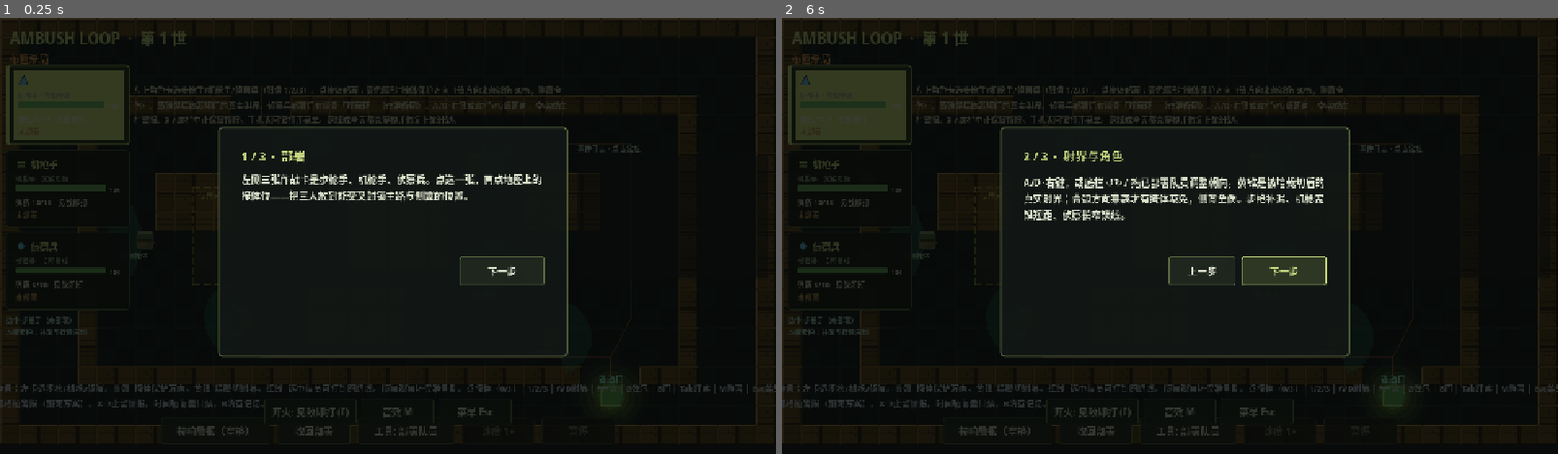
Above: before the commit, frames 1-2 (left to right).
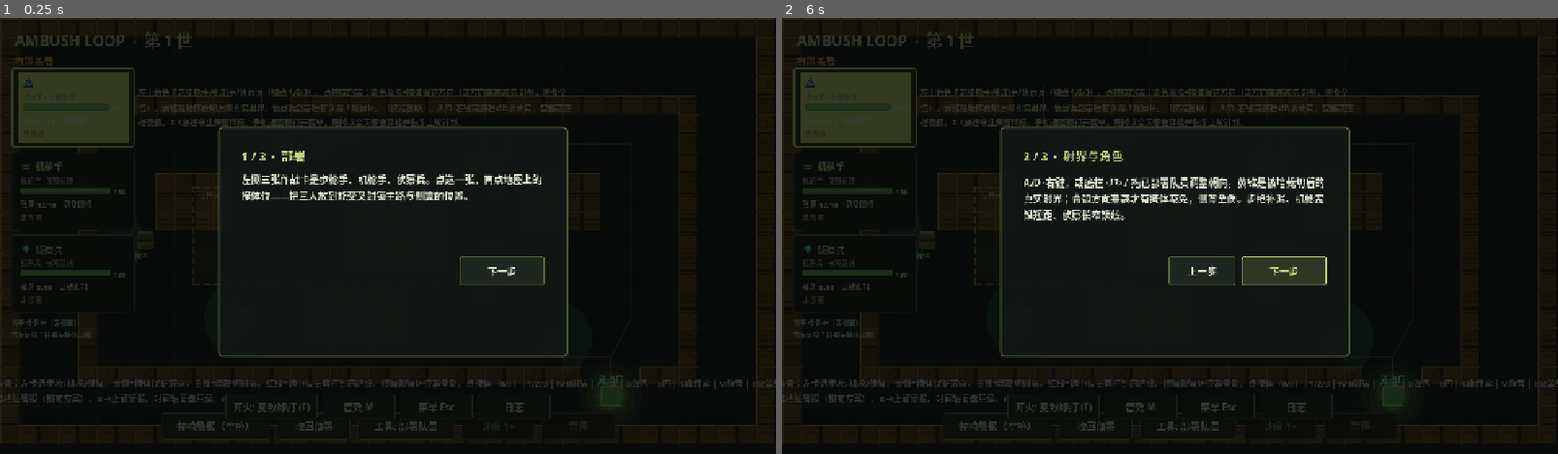
Above: after the commit, the same moments.

Repository: hailinsu-create/new
Game: Godot game, scene res://scenes/main.tscn
Same seed, same stepped clock (60 frames per second), same inputs: the game is played once before the commit and once after it. This scene is started directly instead of the project's main scene.
Inputs (mouse positions are in pixels of both pictures, inside the frame that each line leads up to):
- Up to frame 1 (0.25 s): no input
- Up to frame 2 (6 s): click (1294, 406) at 0.5 s, where only the run after the commit has a clickable "日志"; click "拉响警报（空格）" at 1.25 s; click "收回部署" at 2 s; click "工具: 部署队员" at 2.75 s; click "开火: 见敌即打 (F)" at 3.5 s; click "音效 M" at 4.25 s; click "菜单 Esc" at 5 s; click "下一步" at 5.75 s

The runs differ from the first frame. In frame 1, 4.6% of the frame differs, in the area x 0-100%, y 2-96%; in frame 2, 4.6%.

Commit message:
Fix touch HUD dead zones and default collapsed event log.
Co-authored-by: hailinsu-create <hailinsu-create@users.noreply.github.com>

Diff:
--- a/ambush_loop/scripts/main.gd
+++ b/ambush_loop/scripts/main.gd
@@ -9,6 +9,7 @@
 const MAX_TRIPWIRES := 1
 const TRIPWIRE_ROUTE_DIST := 24.0
 const SNAPSHOT_EVERY := 6
+const COVER_LONGPRESS_MS := 400
 const PROGRESS_PATH := "user://ambush_loop.cfg"
 const LEVEL_ORDER := ["yard", "warehouse", "pump", "railcut"]
 const SfxBusScript := preload("res://scripts/sfx/sfx_bus.gd")
@@ -122,7 +123,8 @@
 var touch_hud: CanvasLayer = null
 var settings_button: Button = null
 var extra_bar: HBoxContainer = null
-var _event_log_open: bool = true
+var log_button: Button = null
+var _event_log_open: bool = false
 var _cam_pan: Vector2 = Vector2.ZERO
 var _cam_zoom: float = 1.0
 var _cam_punch: Vector2 = Vector2.ZERO
@@ -133,7 +135,12 @@
 var _pinch_start_mid: Vector2 = Vector2.ZERO
 var _focus_paused_watch: bool = false
 var _touch_ate_click: bool = false
-var _phone_log_inited: bool = false
+var _cover_hold_slot: CoverSlot = null
+var _cover_hold_msec: int = 0
+var _touch_preview_slot: CoverSlot = null
+var _pending_setup_touch: bool = false
+var _pending_touch_world: Vector2 = Vector2.ZERO
+var _touch_dragged: bool = false
 
 
 func _ready() -> void:
@@ -201,6 +208,8 @@
 	mute_button.pressed.connect(_toggle_mute)
 	settings_button = _make_hud_btn("SettingsButton", "菜单 Esc", extra)
 	settings_button.pressed.connect(_toggle_pause_menu)
+	log_button = _make_hud_btn("LogButton", "日志", extra)
+	log_button.pressed.connect(_toggle_event_log)
 
 	speed_button.pressed.connect(_on_speed_pressed)
 	pause_button.pressed.connect(_on_pause_pressed)
@@ -267,6 +276,7 @@
 		box.add_child(list)
 		root.add_child(box)
 		event_log = box
+		event_log.visible = false
 		event_log_title = title
 		event_list = list
 	else:
@@ -506,28 +516,17 @@
 	if tut_label:
 		tut_label.visible = not on
 	if event_log:
-		if on:
-			if not _phone_log_inited:
-				_event_log_open = false
-				_phone_log_inited = true
-			event_log.visible = _event_log_open
-		else:
-			event_log.visible = true
-			_event_log_open = true
-			_phone_log_inited = false
+		event_log.visible = _event_log_open
 	var root: Control = get_node_or_null("HUD/Root") as Control
 	if root:
 		var pad := _safe_area_pad()
+		root.offset_left = pad.x
+		root.offset_top = pad.y
+		root.offset_right = -pad.z
 		if on:
-			root.offset_left = pad.x
-			root.offset_top = pad.y
-			root.offset_right = -pad.z
 			root.offset_bottom = -pad.w - 150.0
 		else:
-			root.offset_left = 0.0
-			root.offset_top = 0.0
-			root.offset_right = 0.0
-			root.offset_bottom = 0.0
+			root.offset_bottom = -pad.w
 	if role_box and on:
 		role_box.offset_bottom = 460.0
 	alarm_button.custom_minimum_size = Vector2(180, 48) if on else Vector2(180, 36)
@@ -575,6 +574,8 @@
 	_event_log_open = not _event_log_open
 	if event_log:
 		event_log.visible = _event_log_open
+	if log_button:
+		log_button.text = "收日志" if _event_log_open else "日志"
 	_refresh_touch_hud()
 
 
@@ -1712,6 +1713,8 @@
 			_touches[st.index] = st.position
 			if _touches.size() >= 2:
 				_facing_touch = -1
+				_pending_setup_touch = false
+				_cover_hold_slot = null
 				var span: Dictionary = _touch_span()
 				_pinch_start_dist = float(span["dist"])
 				_pinch_start_zoom = _cam_zoom
@@ -1721,15 +1724,25 @@
 				return true
 			if phase == Phase.SETUP:
 				var world := _screen_to_world(st.position)
+				_touch_preview_slot = null
+				_pending_setup_touch = true
+				_pending_touch_world = world
+				_touch_dragged = false
+				_cover_hold_slot = _nearest_slot(world, 32.0)
+				_cover_hold_msec = Time.get_ticks_msec()
 				if selected and selected.visible and world.distance_to(selected.global_position) <= 44.0:
 					_facing_touch = st.index
-				_handle_setup_click(world)
 				_touch_ate_click = true
 			return true
 		_touches.erase(st.index)
 		if _facing_touch == st.index:
 			_facing_touch = -1
 		_pinch_start_dist = 0.0
+		if phase == Phase.SETUP and _pending_setup_touch:
+			if not _touch_dragged and _touch_preview_slot == null:
+				_handle_setup_click(_pending_touch_world)
+			_pending_setup_touch = false
+			_cover_hold_slot = null
 		return true
 	if event is InputEventScreenDrag:
 		var sd := event as InputEventScreenDrag
@@ -1752,6 +1765,14 @@
 				selected.set_facing(rad_to_deg(atan2(v.y, v.x)))
 				_announce_plan_edit()
 				_refresh_killzone_preview()
+				_touch_dragged = true
+				_cover_hold_slot = null
+			return true
+		if phase == Phase.SETUP and sd.relative.length() >= 8.0:
+			_touch_dragged = true
+			_cover_hold_slot = null
+			_cam_pan -= sd.relative / maxf(_cam_zoom, 0.01)
+			_apply_cam()
 			return true
 		return false
 	return false
@@ -2274,6 +2295,7 @@
 
 func _process(delta: float) -> void:
 	if phase == Phase.SETUP:
+		_tick_cover_long_press()
 		_update_cover_previews()
 		_update_tripwire_ghost()
 		return
@@ -3230,13 +3252,29 @@
 	_refresh_touch_hud()
 
 
+func _tick_cover_long_press() -> void:
+	if phase != Phase.SETUP:
+		return
+	if _cover_hold_slot == null or not is_instance_valid(_cover_hold_slot):
+		return
+	if Time.get_ticks_msec() - _cover_hold_msec < COVER_LONGPRESS_MS:
+		return
+	_touch_preview_slot = _cover_hold_slot
+	if status_label:
+		status_label.text = "保护弧朝%s（长按预览，松手不部署）" % _cover_hold_slot.protect_compass()
+	_update_cover_previews()
+
+
 func _update_cover_previews() -> void:
 	if cover_slots.is_empty():
 		return
 	var show := phase == Phase.SETUP or phase == Phase.WATCHING or phase == Phase.REPLAY or phase == Phase.FAILED
 	var hover: CoverSlot = null
 	if phase == Phase.SETUP:
-		hover = _nearest_slot(get_global_mouse_position(), 32.0)
+		if _touch_preview_slot != null and is_instance_valid(_touch_preview_slot):
+			hover = _touch_preview_slot
+		else:
+			hover = _nearest_slot(get_global_mouse_position(), 32.0)
 	for s in cover_slots:
 		if not show:
 			s.set_protect_preview(0)
--- a/ambush_loop/scripts/smoke_test.gd
+++ b/ambush_loop/scripts/smoke_test.gd
@@ -915,6 +915,19 @@
 		push_error("SMOKE_TOUCH_HUD_HIDDEN")
 		quit(44)
 		return false
+	if bool(main._event_log_open) or (main.event_log != null and main.event_log.visible):
+		push_error("SMOKE_LOG_NOT_COLLAPSED")
+		quit(44)
+		return false
+	if main.role_cards.is_empty() or (main.role_cards[0] as Control).custom_minimum_size.y < 48.0:
+		push_error("SMOKE_OPCARD_TOUCH_SIZE")
+		quit(44)
+		return false
+	var alarm_touch: Button = main.touch_hud._btns["alarm"] as Button
+	if alarm_touch == null or alarm_touch.custom_minimum_size.y < 48.0:
+		push_error("SMOKE_TOUCH_BTN_SIZE")
+		quit(44)
+		return false
 	main.handle_android_back()
 	if main.pause_overlay == null or not main.pause_overlay.is_open():
 		push_error("SMOKE_ANDROID_BACK_NO_MENU")
@@ -946,18 +959,63 @@
 	ev.pressed = true
 	ev.position = xf * slot_pos
 	main._unhandled_input(ev)
-	if main.selected == null or main.selected.slot != main.cover_slots[1]:
-		push_error("SMOKE_TOUCH_DEPLOY_FAIL pos=%s screen=%s" % [slot_pos, ev.position])
-		quit(44)
-		return false
 	var ev2 := InputEventScreenTouch.new()
 	ev2.index = 0
 	ev2.pressed = false
 	ev2.position = ev.position
 	main._unhandled_input(ev2)
+	if main.selected == null or main.selected.slot != main.cover_slots[1]:
+		push_error("SMOKE_TOUCH_DEPLOY_FAIL pos=%s screen=%s" % [slot_pos, ev.position])
+		quit(44)
+		return false
+	var f_drag: float = float(main.selected.facing_deg)
+	var press_op := InputEventScreenTouch.new()
+	press_op.index = 0
+	press_op.pressed = true
+	press_op.position = xf * main.selected.global_position
+	main._unhandled_input(press_op)
+	var drag := InputEventScreenDrag.new()
+	drag.index = 0
+	drag.position = xf * (main.selected.global_position + Vector2(90, 0))
+	drag.relative = Vector2(40, 0)
+	main._unhandled_input(drag)
+	if is_equal_approx(float(main.selected.facing_deg), f_drag):
+		push_error("SMOKE_TOUCH_DRAG_FACE f=%s" % main.selected.facing_deg)
+		quit(44)
+		return false
+	var rel_op := InputEventScreenTouch.new()
+	rel_op.index = 0
+	rel_op.pressed = false
+	rel_op.position = drag.position
+	main._unhandled_input(rel_op)
 	main.apply_touch_command("clear")
 	if main._deployed_count() != 0:
 		push_error("SMOKE_TOUCH_CLEAR_FAIL n=%s" % main._deployed_count())
+		quit(44)
+		return false
+	var hold_slot = main.cover_slots[2]
+	var lp := InputEventScreenTouch.new()
+	lp.index = 0
+	lp.pressed = true
+	lp.position = xf * hold_slot.global_position
+	main._unhandled_input(lp)
+	main._cover_hold_msec = Time.get_ticks_msec() - 500
+	main._tick_cover_long_press()
+	if main._touch_preview_slot != hold_slot:
+		push_error("SMOKE_LONGPRESS_NO_PREVIEW")
+		quit(44)
+		return false
+	if hold_slot.protect_arc == null or not hold_slot.protect_arc.visible:
+		push_error("SMOKE_LONGPRESS_NO_ARC")
+		quit(44)
+		return false
+	var lp2 := InputEventScreenTouch.new()
+	lp2.index = 0
+	lp2.pressed = false
+	lp2.position = lp.position
+	main._unhandled_input(lp2)
+	if main._deployed_count() != 0:
+		push_error("SMOKE_LONGPRESS_DEPLOYED n=%s" % main._deployed_count())
 		quit(44)
 		return false
 	gs.force_touch_hud = false
--- a/ambush_loop/scripts/touch_hud.gd
+++ b/ambush_loop/scripts/touch_hud.gd
@@ -54,11 +54,13 @@
 	var col := VBoxContainer.new()
 	col.alignment = BoxContainer.ALIGNMENT_END
 	col.add_theme_constant_override("separation", 6)
+	col.mouse_filter = Control.MOUSE_FILTER_IGNORE
 	_safe.add_child(col)
 
 	_row_setup = HBoxContainer.new()
 	_row_setup.alignment = BoxContainer.ALIGNMENT_CENTER
 	_row_setup.add_theme_constant_override("separation", 6)
+	_row_setup.mouse_filter = Control.MOUSE_FILTER_IGNORE
 	col.add_child(_row_setup)
 	_add(_row_setup, "fire", "开火", Color(0.55, 0.48, 0.28))
 	_add(_row_setup, "pack", "弹包", Color(0.40, 0.55, 0.40))
@@ -72,6 +74,7 @@
 	_row_watch = HBoxContainer.new()
 	_row_watch.alignment = BoxContainer.ALIGNMENT_CENTER
 	_row_watch.add_theme_constant_override("separation", 6)
+	_row_watch.mouse_filter = Control.MOUSE_FILTER_IGNORE
 	col.add_child(_row_watch)
 	_add(_row_watch, "abort", "中止", Color(0.55, 0.20, 0.20))
 	_add(_row_watch, "pause", "暂停", Color(0.35, 0.38, 0.42))
